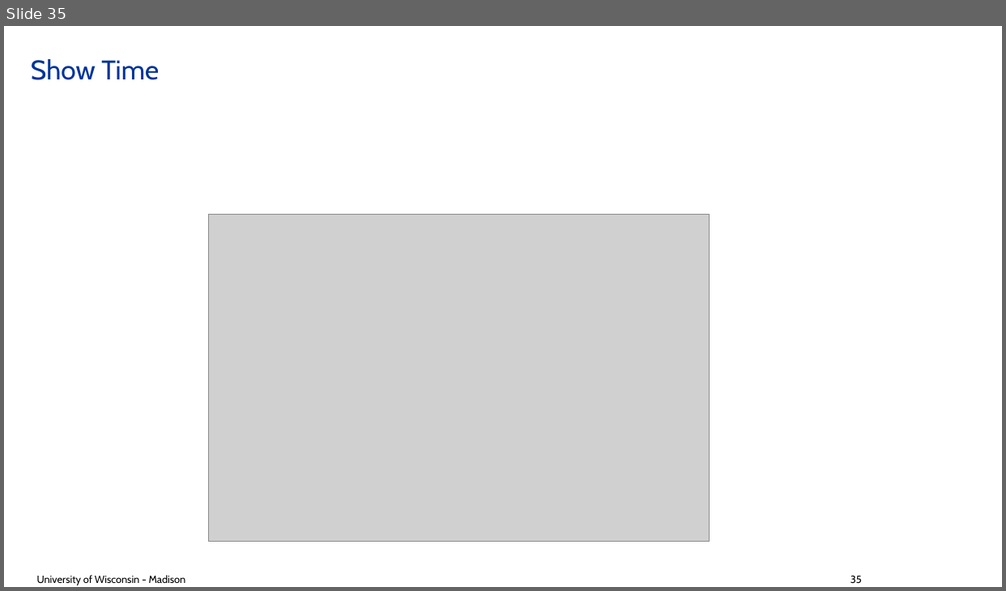
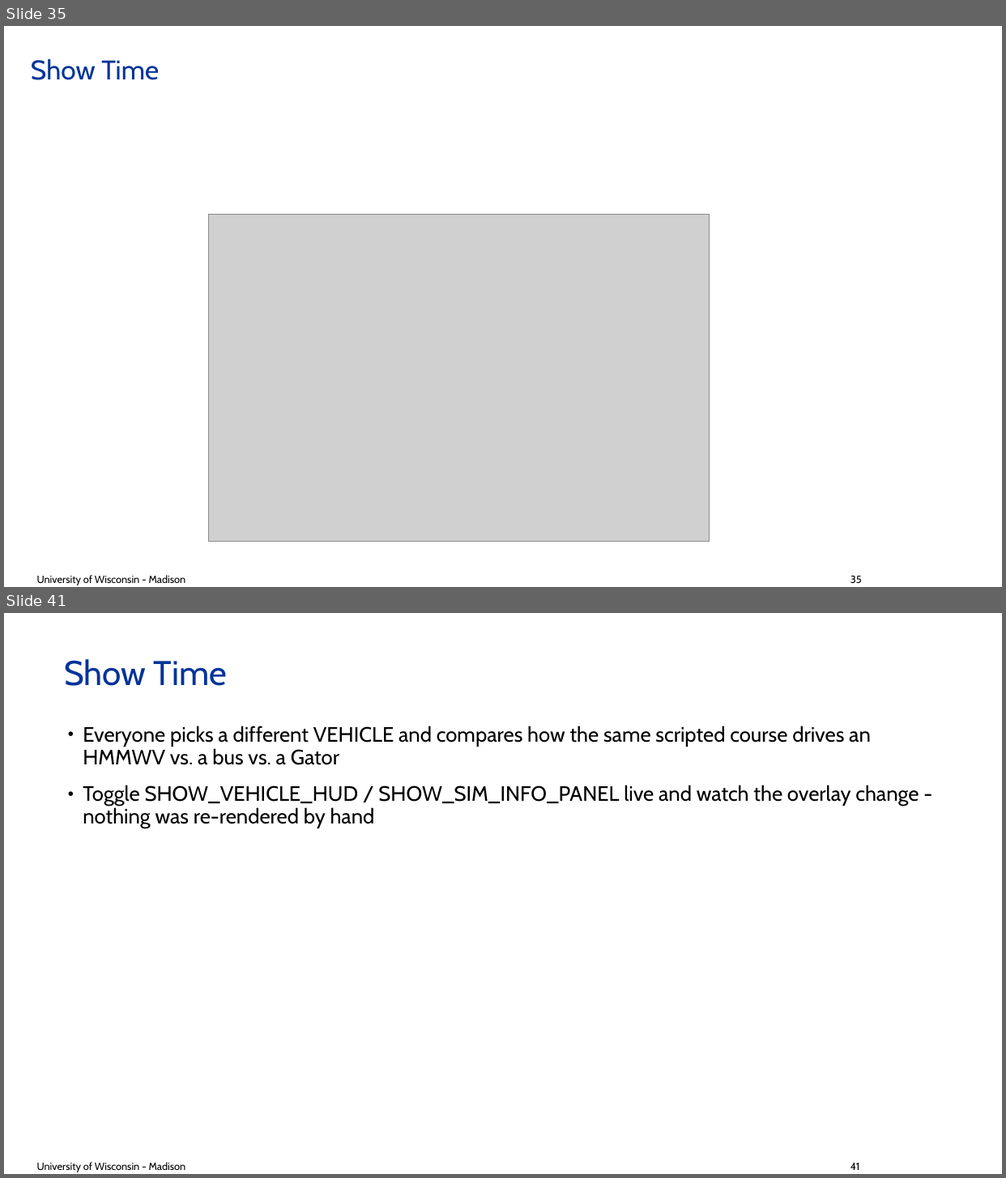
Before and after one commit to ksha23/chrono-hil-tutorial, a slide deck: tutorial_HIL_driver.pptx. Shown one above the other, each under a label of ours: slide 35 before the commit, slides 35 and 41 after it; the slides between them are not shown. The pictures are 1006x591 and 1006x1178 pixels, drawn with LibreOffice and Linux fonts; fonts in the diff are those of the drawing; grey boxes stand for pictures; background and template pictures are left out. Boxes give left, top, right and bottom in pixels: in the first picture for what was removed or moved away, otherwise in the second. Text is boxed around its words. In the diff, an @@ line names an element or a change of style, - is before the commit and + after.

```diff
--- a/tutorial_HIL_driver.pptx
+++ b/tutorial_HIL_driver.pptx
@@ slide 41 added at bbox=[4, 613, 1002, 1174], background #FFFFFF @@
@@ title added at bbox=[64, 659, 227, 686], 33 pt, text #003399 @@
+Show Time
@@ text added at bbox=[83, 726, 918, 828], 20 pt, text #000000 @@
+• Everyone picks a different VEHICLE and compares how the same scripted course drives an HMMWV vs. a bus vs. a Gator
+• Toggle SHOW_VEHICLE_HUD / SHOW_SIM_INFO_PANEL live and watch the overlay change - nothing was re-rendered by hand
@@ text added at bbox=[37, 1162, 186, 1173], 10 pt, text #000000 @@
+University of Wisconsin - Madison
@@ text added at bbox=[850, 1163, 860, 1170], 10 pt, text #000000 @@
+41
```
Also in this commit, not shown: 4 slides changed, 5 other slides added, 2 other files.
